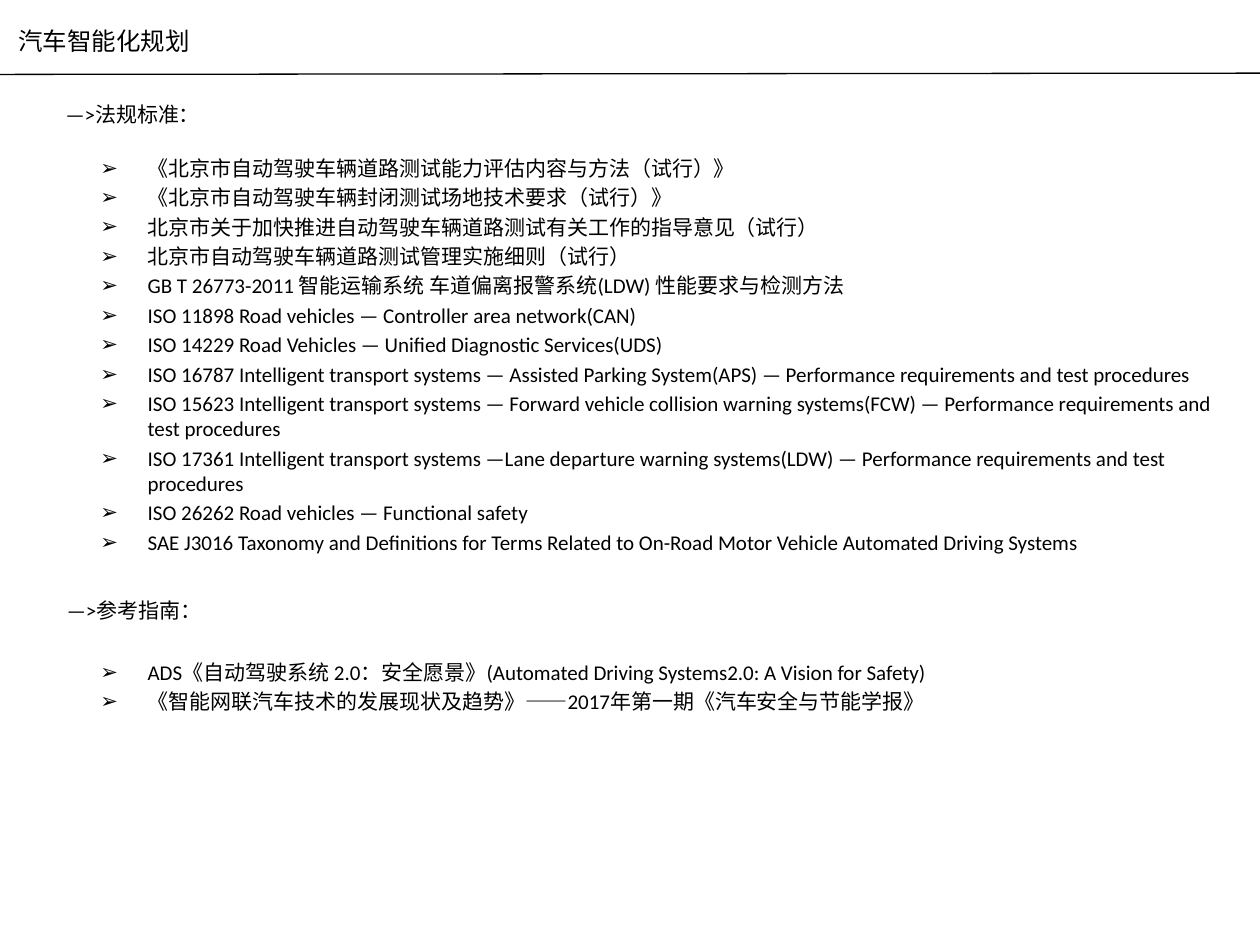
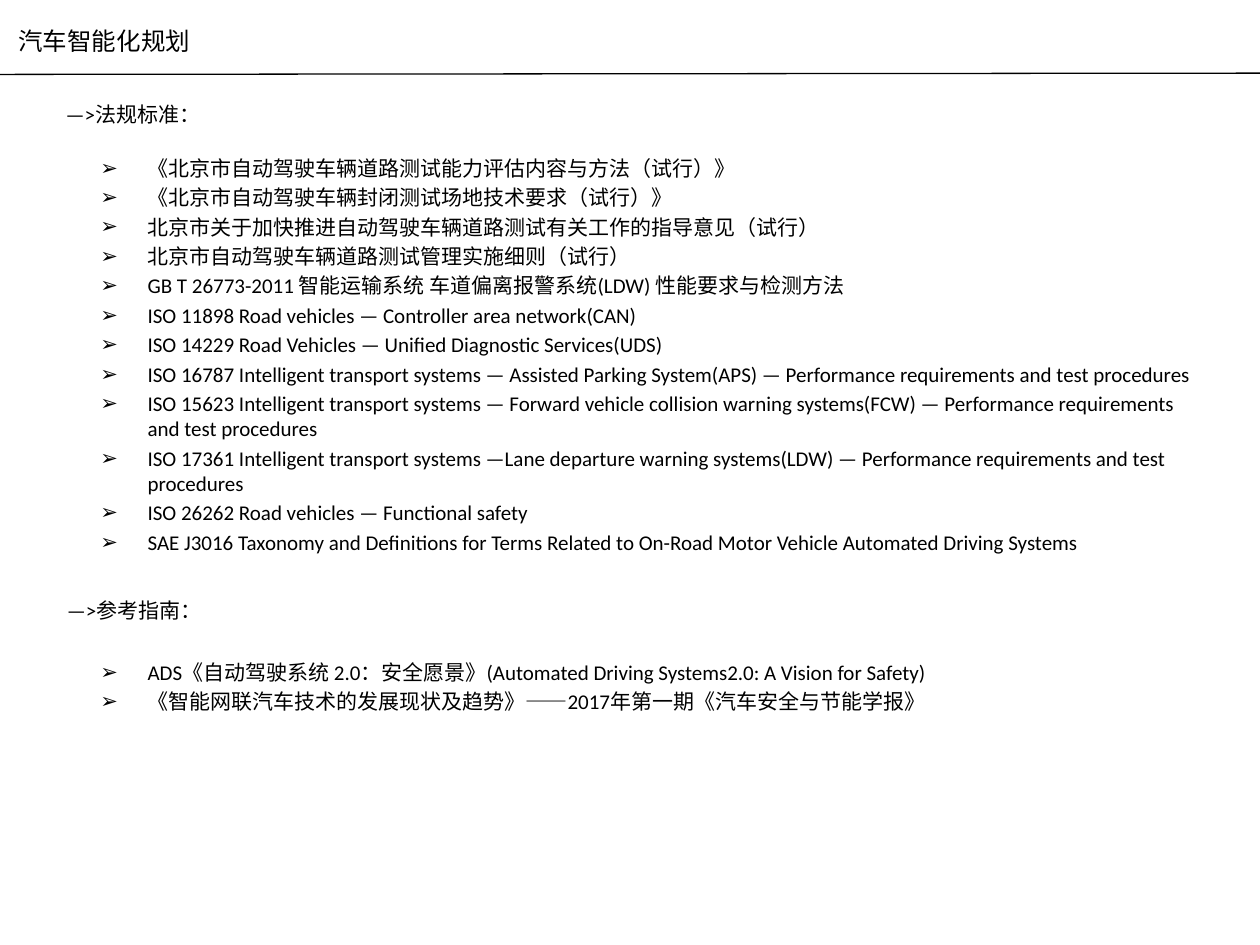
Before and after one commit to guruquan887/VAD01, a slide deck: slide 25 of 01需求分析/docs/specs/00APU设计构想书-VAD01-20180126.pptx. Drawn at 1260x945 pixels with LibreOffice and Linux fonts; fonts in the diff are those of the drawing; background and template pictures are left out. Boxes give left, top, right and bottom in pixels: in the first picture for what was removed or moved away, otherwise in the second. Text is boxed around its words. In the diff, an @@ line names an element or a change of style, - is before the commit and + after.

```diff
--- a/01需求分析/docs/specs/00APU设计构想书-VAD01-20180126.pptx
+++ b/01需求分析/docs/specs/00APU设计构想书-VAD01-20180126.pptx
@@ text "《北京市自动驾驶车辆道路测试能力评估内容与方法（试行）》" rewrapped from box(148, 158, 1210, 554) to box(148, 158, 1189, 554) @@
```
Also in this commit, not shown: 2 other slides changed, 1 other file.
